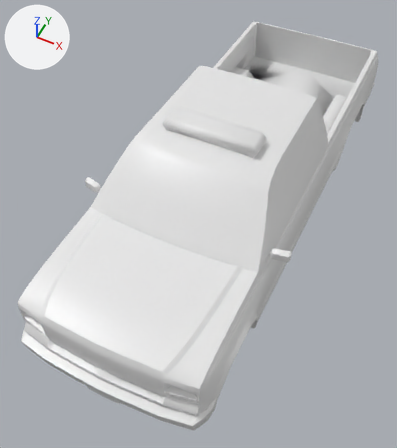
One commit to the FBX model Hobby-Work/DSeries/media/models_X/vehicles/FossoilExtendedCabShortBed.fbx: the scene before it, then after it.
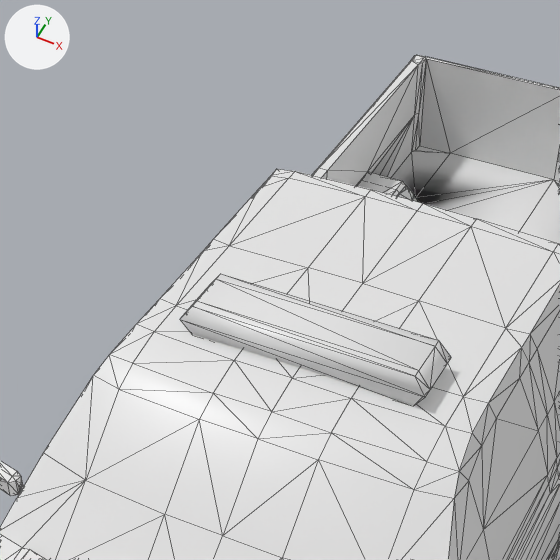
Each version is shown whole from a camera (50 mm lens) standing at (0.0168, -0.0373, 0.0406) and looking at (-0.0009, -0.0018, -0.0038), then close up on the part from 23% to 78% of the width and 0% to 49% of the height. The lights are fixed; the arrows at upper left show +X, +Y and +Z. The older version's two pictures come first. The close-ups show mesh edges as thin lines. Where no turn or scale is listed for an object, it has been applied to the vertices. Vertices at exactly the same position are counted once.

Names of what the first close-up shows: 'PreExtendedCab'.
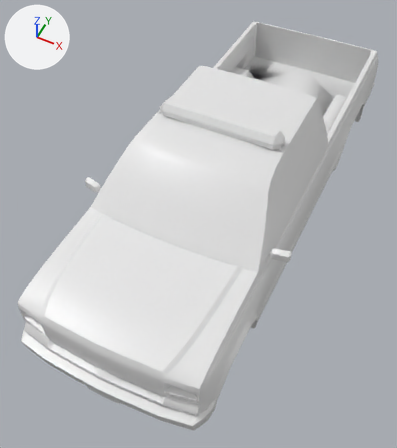
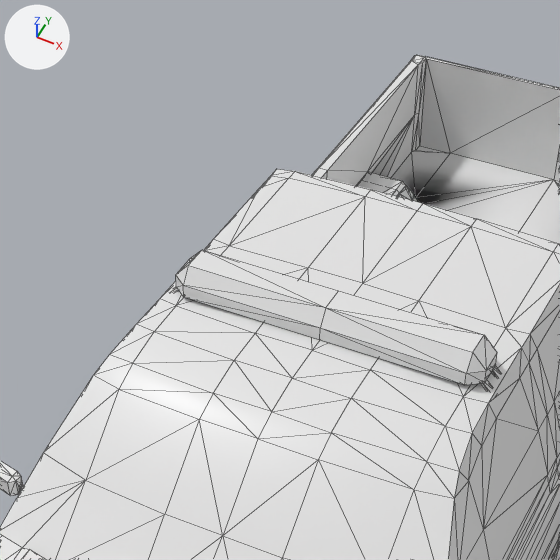
Where the newer file only moved an object's origin or applied its transform, the numbers keep the older frame.

What differs and where, as boxes (x1, y1, x2, y2) in the close-ups (560 x 560 px):
part 1 of me_cube_008, added
    after: (176, 250, 497, 385)
part 2 of me_cube_008, deleted
    before: (180, 274, 451, 406)
part 3 of me_cube_008, added (mostly hidden)
    after: (480, 365, 501, 391)

The change in detail:
me_cube_008 is used by ob_preextendedcab; location (0.0, -0.00571, 0.0002).
me_cube_008 had 1515 vertices, 3063 faces and spanned x -0.0107..0.0107, y -0.0169..0.0388, z -0.0061..0.0087.
me_cube_008 now has 1548 vertices, 3105 faces and spans x -0.0107..0.0107, y -0.0169..0.0388, z -0.0061..0.0087.
me_cube_008 part 1: a new loose piece of 26 vertices spanning x -0.0062..0.0062, y 0.0058..0.0078, z 0.0075..0.0087, in mat_material_001 (white #e7e7e7).
me_cube_008 part 2: the loose piece of 24 vertices spanning x -0.0048..0.0048, y 0.0041..0.0065, z 0.0073..0.0087 is deleted.
me_cube_008 part 3: 16 vertices added at x 0.006..0.0067, y 0.0062..0.0074, z 0.0069..0.0077.
Other edits to the shape of me_cube_008 do not show in these pictures.
